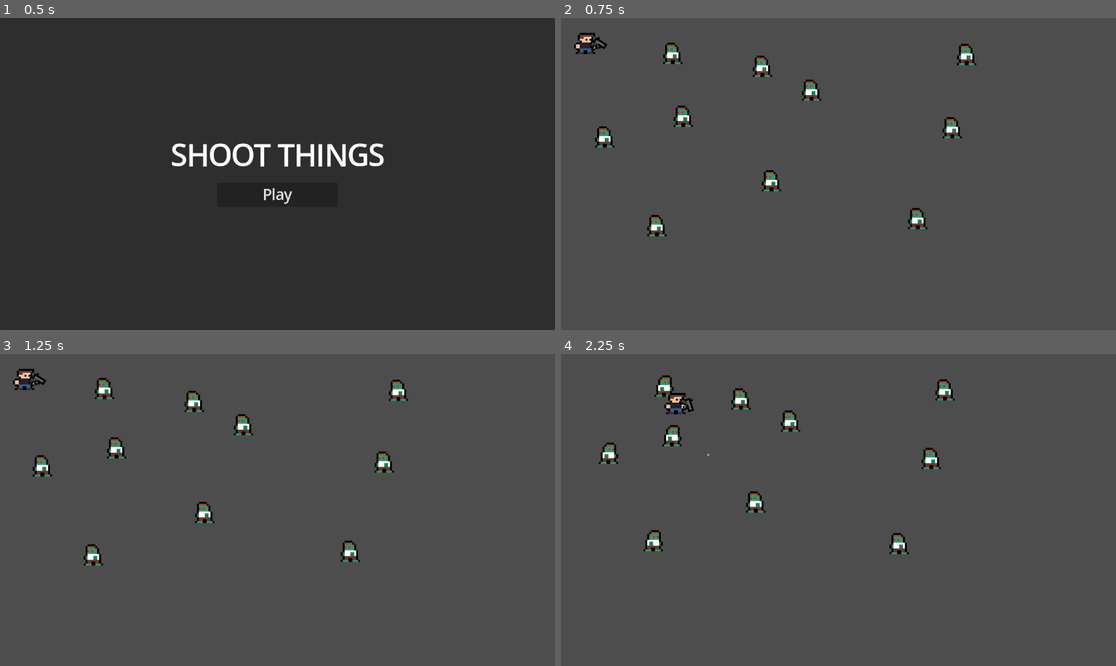
Above: before the commit, frames 1-4 (two rows, left to right).
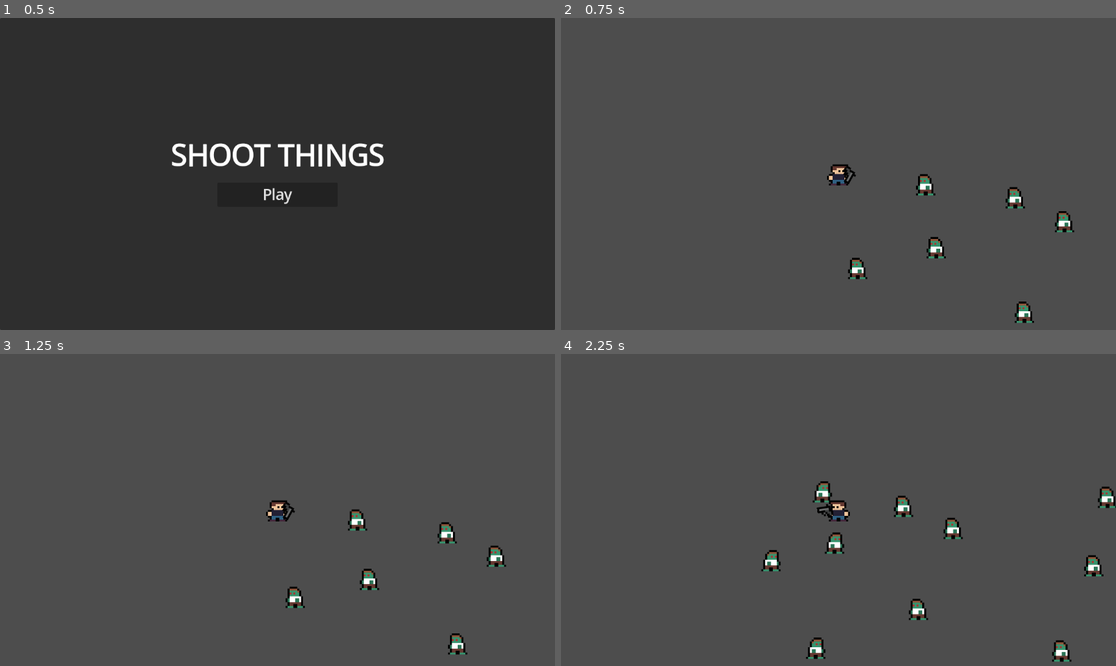
Above: after the commit, the same moments.

Repository: JoshuaW13/shoot-things
Game: Godot game, scene res://levels/titleScreen/titleScreen.tscn
Two runs of this game, one before a commit and one after it. Both use one fixed random seed, a clock stepped at 60 frames per second and the inputs below.
Inputs (mouse positions are in pixels of both pictures, inside the frame that each line leads up to):
- Up to frame 1 (0.5 s): no input
- Up to frame 2 (0.75 s): click "Play" at 0.5 s
- Up to frame 3 (1.25 s): no input
- Up to frame 4 (2.25 s): move the mouse to (960, 494) at 1.27 s; press the mouse at (960, 494) at 1.28 s; hold D (Right) 1.28-2.03 s; move the mouse to (727, 525) at 2.02 s; release the mouse at (727, 525) at 2.03 s; hold S (Down) from 2.03 s (still down); click (727, 525) at 2.1 s

Frame 1 is identical in both runs. In frame 2, 3.4% of the frame differs, in the area x 2-93%, y 4-98%; in frame 3, 3.4%; in frame 4, 4.1%, in the area x 6-100%, y 6-99%.

Commit message:
Tweaked a few stats and added player camera

Diff:
--- a/entities/items/guns/pistol/pistol.gd
+++ b/entities/items/guns/pistol/pistol.gd
@@ -5,7 +5,7 @@
 
 @export var muzzle_speed: float = 1100
 @export var gun_range: float = 750
-@export var gun_cooldown: float = 0.5
+@export var gun_cooldown: float = 0.75
 
 var bullet_resource: Resource = preload("res://entities/bullets/bullet/Bullet.tscn")
 
--- a/entities/player/player.gd
+++ b/entities/player/player.gd
@@ -13,8 +13,8 @@
 	weapon_direction_controller.flip_on_mouse = player_direction_controller
 
 func _physics_process(_delta: float) -> void:
-	if Input.is_action_just_pressed("PrimaryAction"):
+	if Input.is_action_pressed("PrimaryAction"):
 		weapon.shoot()
 
 func _on_health_component_health_depleted() -> void:
-	get_tree().change_scene_to_file("res://levels/titleScreen/titleScreen.tscn")
+	get_tree().call_deferred("change_scene_to_file", "res://levels/titleScreen/titleScreen.tscn")
--- a/entities/player/player.tscn
+++ b/entities/player/player.tscn
@@ -57,4 +57,6 @@
 [node name="RotateOnMouseComponent" parent="." instance=ExtResource("11_7thud")]
 unique_name_in_owner = true
 
+[node name="Camera2D" type="Camera2D" parent="."]
+
 [connection signal="health_depleted" from="HealthComponent" to="." method="_on_health_component_health_depleted"]
